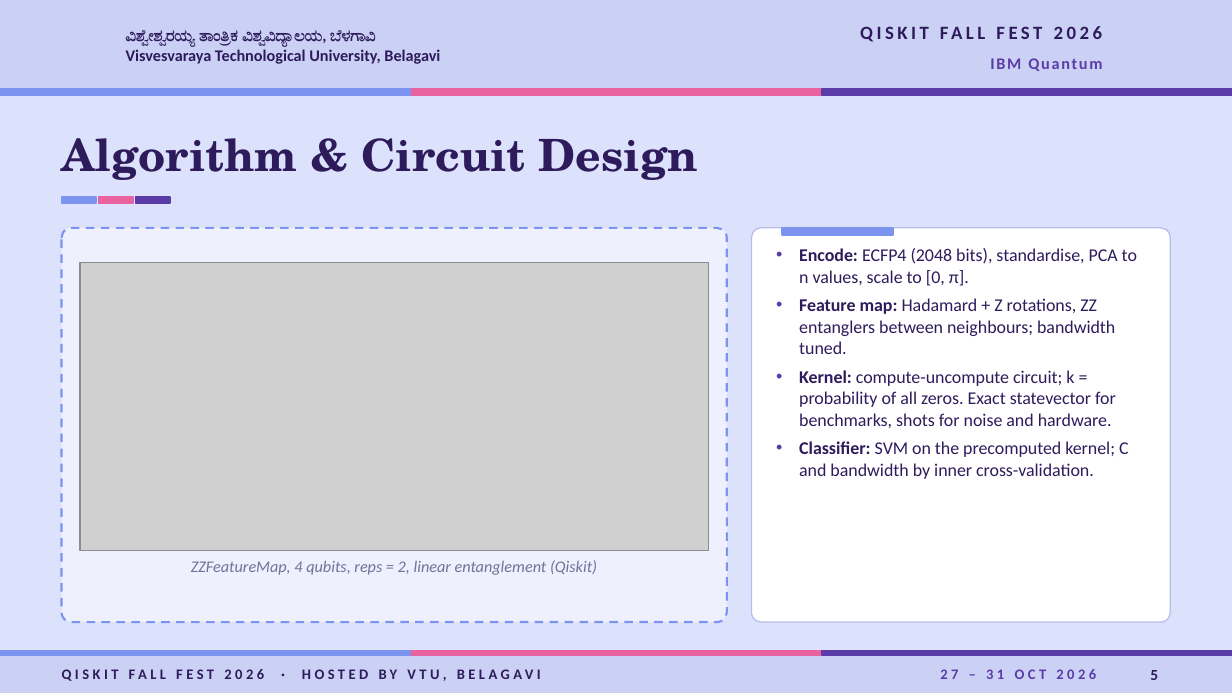
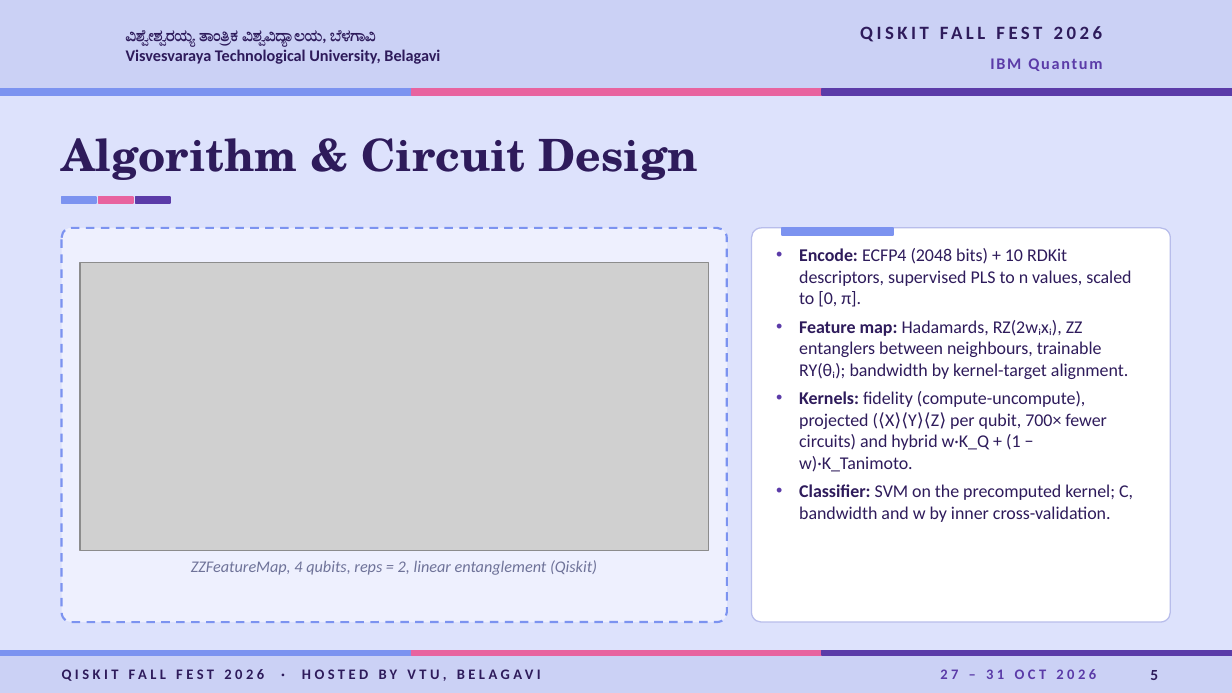
Before and after one commit to shubhodeepcx/QuDock, a slide deck: slide 5 of docs/VTU-QFF-HC-0140.pptx. Drawn at 1232x693 pixels with LibreOffice and Linux fonts; fonts in the diff are those of the drawing; grey boxes stand for pictures; background and template pictures are left out. Boxes give left, top, right and bottom in pixels: in the first picture for what was removed or moved away, otherwise in the second. Text is boxed around its words. In the diff, an @@ line names an element or a change of style, - is before the commit and + after.

```diff
--- a/docs/VTU-QFF-HC-0140.pptx
+++ b/docs/VTU-QFF-HC-0140.pptx
@@ text at box(799, 248, 1133, 522): text changed @@
-• Encode: ECFP4 (2048 bits), standardise, PCA to n values, scale to [0, π].
-• Feature map: Hadamard + Z rotations, ZZ entanglers between neighbours; bandwidth tuned.
-• Kernel: compute-uncompute circuit; k = probability of all zeros. Exact statevector for benchmarks, shots for noise and hardware.
-• Classifier: SVM on the precomputed kernel; C and bandwidth by inner cross-validation.
+• Encode: ECFP4 (2048 bits) + 10 RDKit descriptors, supervised PLS to n values, scaled to [0, π].
+• Feature map: Hadamards, RZ(2wᵢxᵢ), ZZ entanglers between neighbours, trainable RY(θᵢ); bandwidth by kernel-target alignment.
+• Kernels: fidelity (compute-uncompute), projected (⟨X⟩⟨Y⟩⟨Z⟩ per qubit, 700× fewer circuits) and hybrid w·K_Q + (1 − w)·K_Tanimoto.
+• Classifier: SVM on the precomputed kernel; C, bandwidth and w by inner cross-validation.
```
Also in this commit, not shown: 8 other slides changed, 1 slide added, 1 other file.
